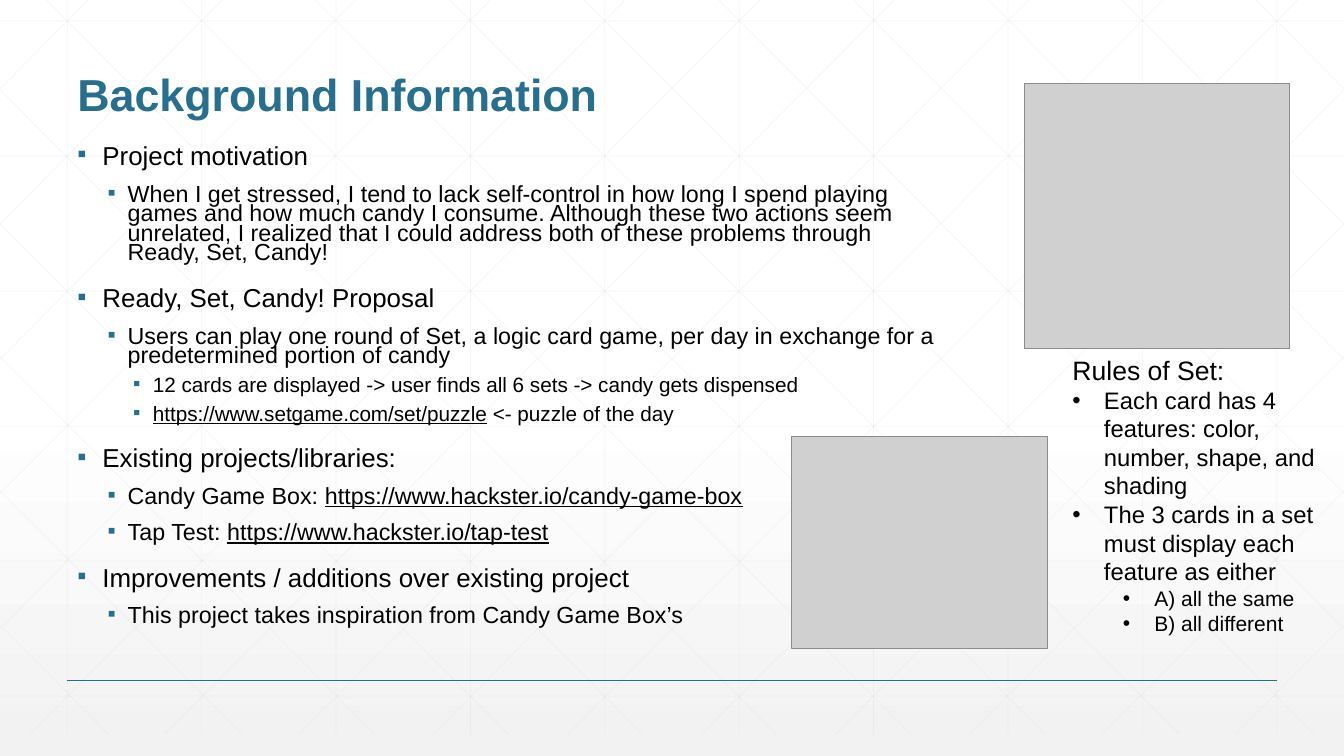
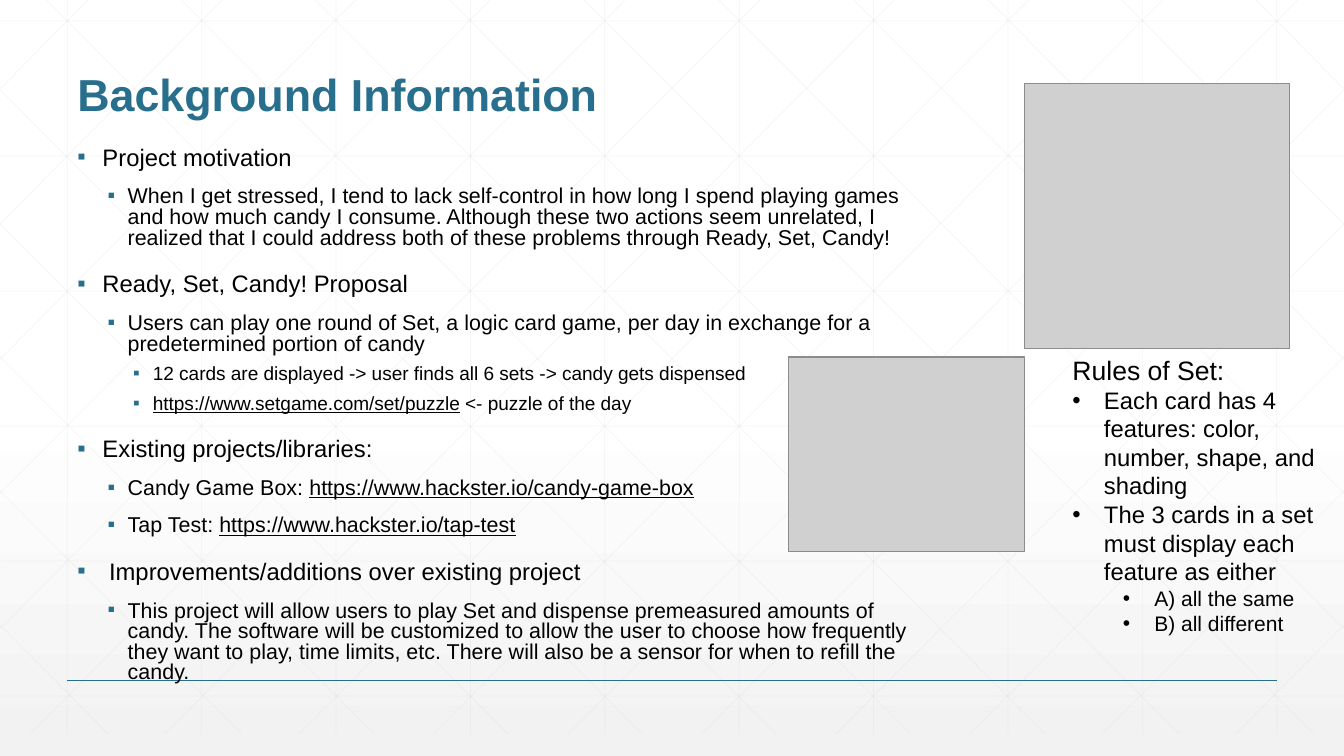
Before and after one commit to syu62/ENGI301, a slide deck: slide 2 of project_01/docs/Yu_ENGI301_project_01_proposal.pptx. Drawn at 1344x756 pixels with LibreOffice and Linux fonts; fonts in the diff are those of the drawing; grey boxes stand for pictures. Boxes give left, top, right and bottom in pixels: in the first picture for what was removed or moved away, otherwise in the second. Text is boxed around its words. In the diff, an @@ line names an element or a change of style, - is before the commit and + after.

Commit message:
Updated project proposal

```diff
--- a/project_01/docs/Yu_ENGI301_project_01_proposal.pptx
+++ b/project_01/docs/Yu_ENGI301_project_01_proposal.pptx
@@ text at (102,148,898,537): size 18.5 to 17 pt in "Project motivation", "Ready, Set, Candy! Proposal", "Existing projects/libraries:"; size 16.6 to 15.3 pt in "When I get stressed, I tend to ...", "Users can play one round of Set, ...", "Candy Game Box: https://www.hackster.io/candy-game-box", "Tap Test: https://www.hackster.io/tap-test"; size 14.8 to 13.6 pt in "12 cards are displayed -> user finds ...", "https://www.setgame.com/set/puzzle <- puzzle of the day"; line spacing 0.7 to 0.8 @@
@@ picture: place and size @@
-picture at (791,437,1048,648)
+picture at (788,357,1024,552)
@@ text at (109,562,906,684): text changed; size 16.6 to 15.3 pt @@
-▪ Improvements / additions over existing project
-  ▪ This project takes inspiration from Candy Game Box’s
+▪ Improvements/additions over existing project
+  ▪ This project will allow users to play Set and dispense premeasured amounts of candy. The software will be customized to allow the user to choose how frequently they want to play, time limits, etc. There will also be a sensor for when to refill the candy.
```
Also in this commit, not shown: 3 other slides changed.
